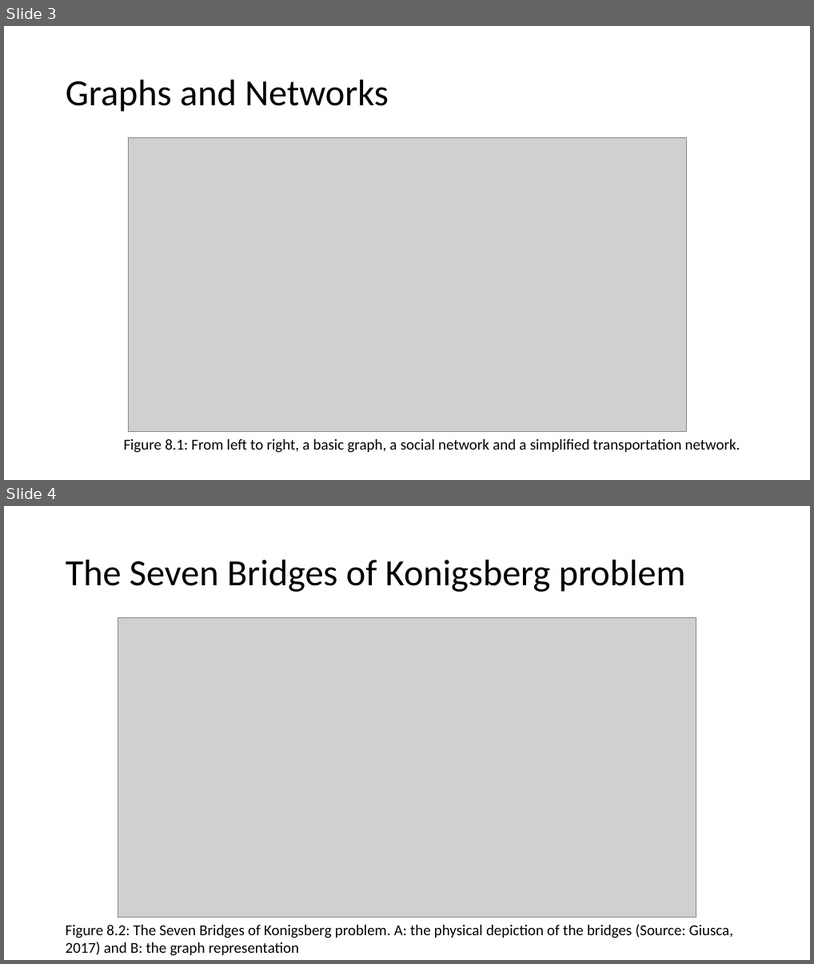
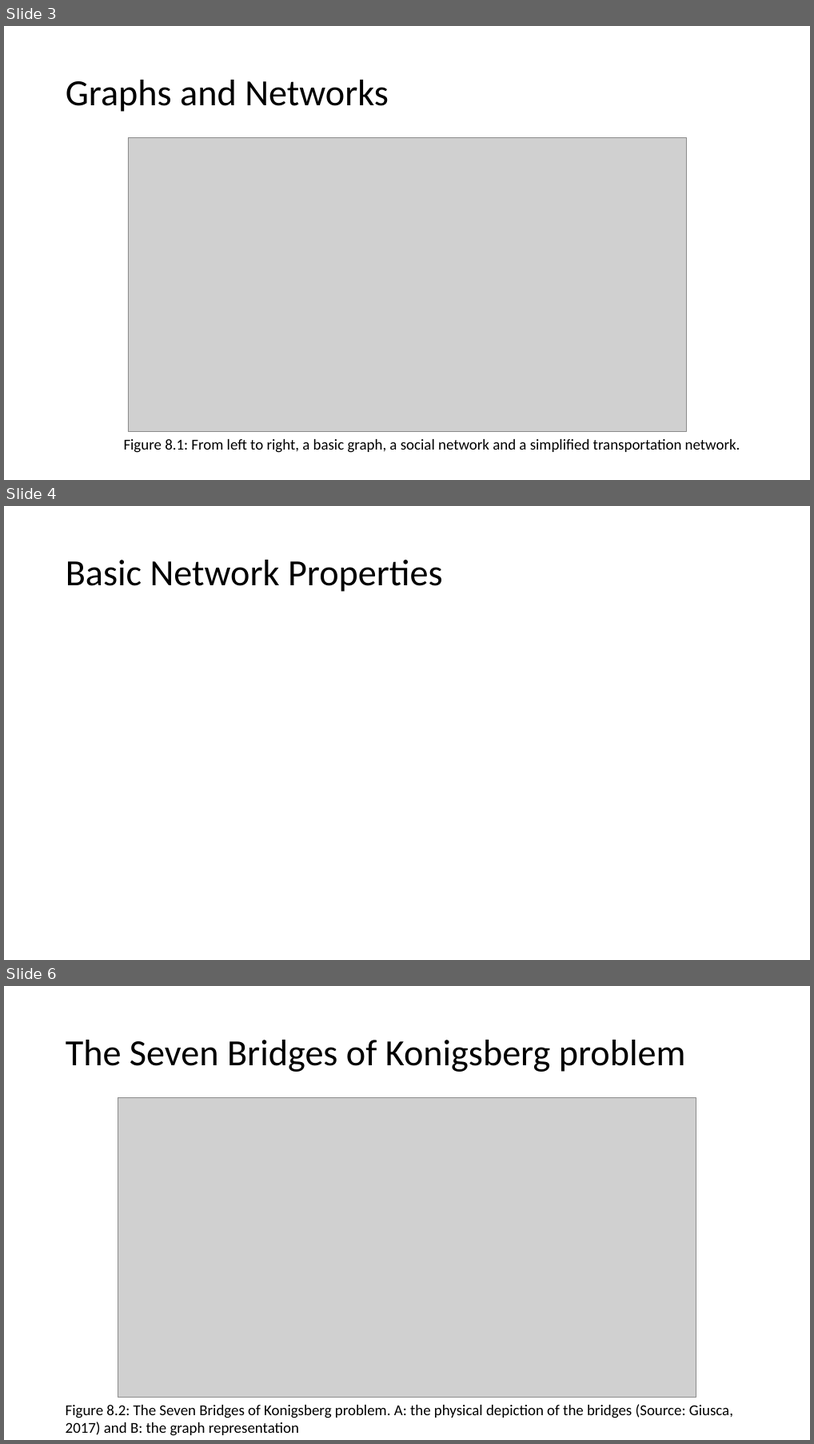
Before and after one commit to abmgis/abmgis, a slide deck: Chapter08-Networks/Chapter8.pptx. Shown one above the other, each under a label of ours: slides 3 and 4 before the commit, slides 3, 4 and 6 after it; the slides between them are not shown. The pictures are 814x964 and 814x1444 pixels, drawn with LibreOffice and Linux fonts; fonts in the diff are those of the drawing; grey boxes stand for pictures. Boxes give left, top, right and bottom in pixels: in the first picture for what was removed or moved away, otherwise in the second. Text is boxed around its words. In the diff, an @@ line names an element or a change of style, - is before the commit and + after.

Commit message:
added networks model

```diff
--- a/Chapter08-Networks/Chapter8.pptx
+++ b/Chapter08-Networks/Chapter8.pptx
@@ slide 4 added at <box>4,506,810,960</box>, background #FFFFFF @@
@@ title added at <box>66,560,443,592</box>, 44 pt, text #000000 @@
+Basic Network Properties
@@ what was slide 4 is now slide 6 @@
```
Also in this commit, not shown: 1 slide changed, 8 other slides added, 3 other files.
